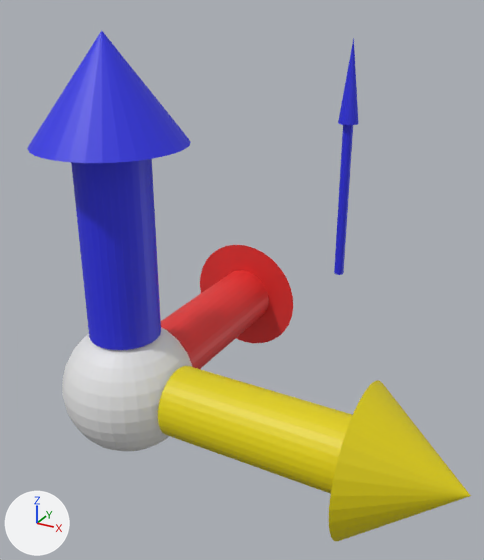
The glTF model gltfs/LorentzForceCharge.gltf as it was, and as the next commit left it.
Before and after are seen from a 50 mm lens placed at (-1.7, -2.35, 2.64), pointed at (-3.82, 1.5, 0.72). Every picture has the same lights, and +X, +Y and +Z are marked at lower left. Where no turn or scale is listed for an object, it has been applied to the vertices.

The scene before the commit, as lines of its bpy script (objects in view):
```python
me_cylinder = bpy.data.meshes.new('Cylinder')
me_cylinder.from_pydata(...)  # 97 vertices, 190 faces; spans x -0.1..0.1, y -0.1..0.1, z -0.2..2.2
me_cylinder.materials.append(mat_blue)  # blue #2d30e7
me_cylinder_004 = bpy.data.meshes.new('Cylinder.004')
me_cylinder_004.from_pydata(...)  # 291 vertices, 570 faces; spans x -0.92..1.54, y -0.42..2.04, z -0.42..2.04
# faces by material slot: [190, 190, 190]
me_cylinder_004.materials.append(mat_red)  # red #e73331
me_cylinder_004.materials.append(mat_yellow)  # yellow #e7d500
me_cylinder_004.materials.append(mat_blue)  # blue #2d30e7
me_sphere = bpy.data.meshes.new('Sphere')
me_sphere.from_pydata(...)  # a UV sphere (32 segments, 16 rings, poles along z) spanning x -0.4..0.4, y -0.4..0.4, z -0.4..0.4
me_sphere.materials.append(mat_material_001)  # white #e7e7e7
ob_arrow = bpy.data.objects.new('Arrow', me_cylinder)
ob_arrow.location = (-4.0, 4.0, 0.0)
ob_arrow_004 = bpy.data.objects.new('Arrow.004', me_cylinder_004)
ob_arrow_004.location = (-3.5, 0.4, 0.4)
ob_sphere = bpy.data.objects.new('Sphere', me_sphere)
ob_sphere.location = (-4.0, 0.4, 0.4)
```
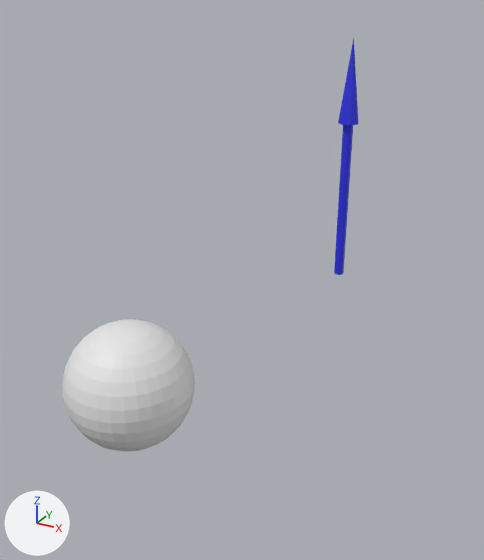
The change, as a list of edits to the scene's bpy script:
```text
Remove ob_arrow_004:
    ob_arrow_004 = bpy.data.objects.new('Arrow.004', me_cylinder_004)
    ob_arrow_004.location = (-3.5, 0.4, 0.4)
```

What differs and where, as boxes [x1, y1, x2, y2] in the pictures (484 x 560 px):
'Arrow.004', deleted: before [27, 30, 471, 541]
    faces in mat_yellow (yellow #e7d500): [158, 366, 471, 541]
    faces in mat_blue (blue #2d30e7): [27, 30, 191, 350]
    faces in mat_red (red #e73331): [161, 245, 293, 369]
